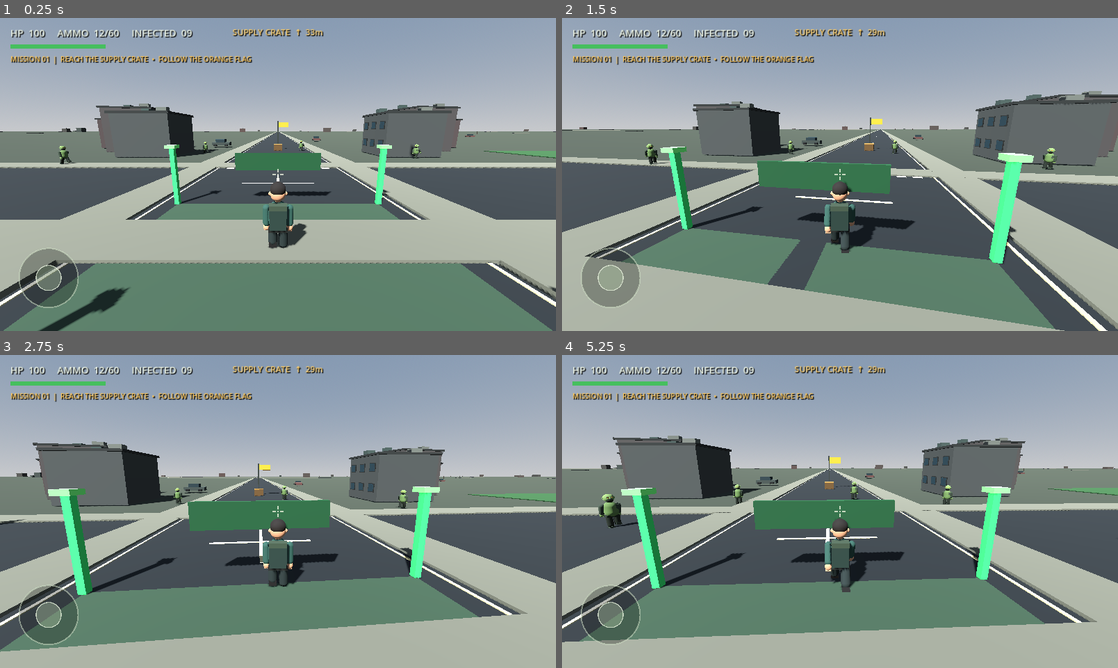
Above: before the commit, frames 1-4 (two rows, left to right).
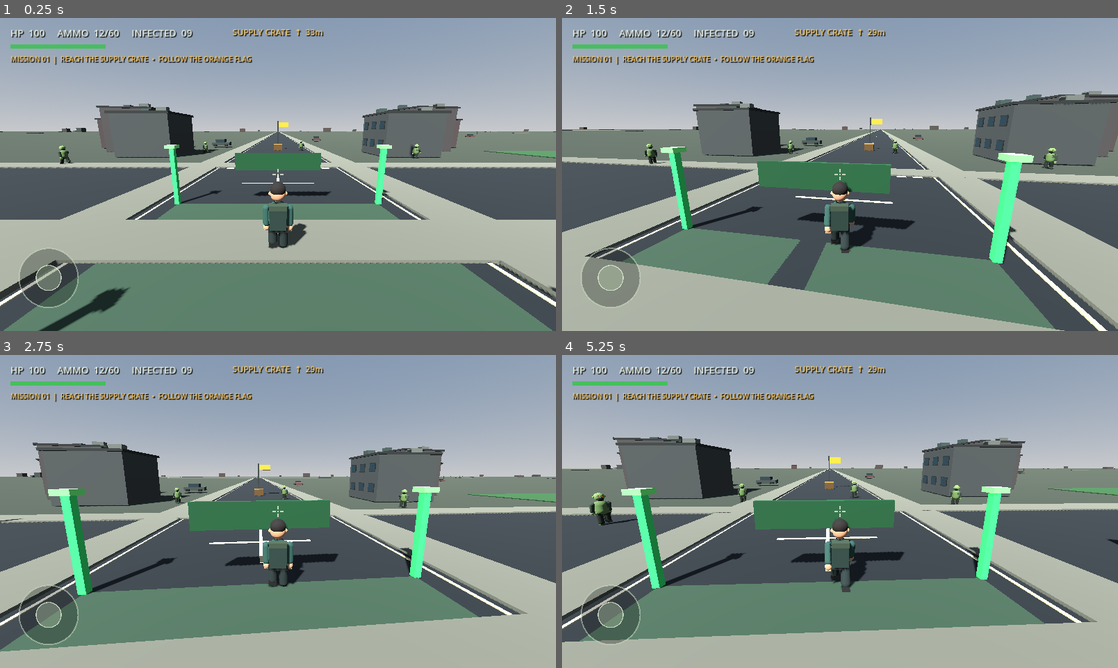
Above: after the commit, the same moments.

Repository: aljunatis40-alt/zombie-world-survivor
Game: Godot game, scene res://scenes/main.tscn
Same seed, same stepped clock (60 frames per second), same inputs: the game is played once before the commit and once after it.
Inputs (mouse positions are in pixels of both pictures, inside the frame that each line leads up to):
- Up to frame 1 (0.25 s): no input
- Up to frame 2 (1.5 s): move the mouse to (867, 174) at 0.52 s; hold W (move_forward) from 0.53 s (still down); click (867, 174) at 0.6 s; move the mouse to (812, 174) at 1.27 s; tap Shift (sprint) at 1.35 s
- Up to frame 3 (2.75 s): keep holding W (move_forward); move the mouse to (289, 505) at 2.02 s; click (289, 505) at 2.1 s
- Up to frame 4 (5.25 s): keep holding W (move_forward); move the mouse to (834, 517) at 2.77 s; tap Shift (sprint) at 2.85, 4.35 s; move the mouse to (878, 514) at 3.52 s; click (878, 514) at 3.6 s; move the mouse to (795, 508) at 4.27 s; move the mouse to (845, 511) at 5.02 s; click (845, 511) at 5.1 s

The runs differ from the first frame. In frame 1, less than 0.1% of the frame differs, in the area x 10-76%, y 39-47%; in frame 2, 0.1%; in frame 3, 0.1%; in frame 4, 0.8%, in the area x 4-100%, y 40-61%.

Commit message:
Fix mobile HUD rendering with CanvasLayer

Diff:
--- a/scripts/game.gd
+++ b/scripts/game.gd
@@ -6,6 +6,7 @@
 
 var player: CharacterBody3D
 var hud: Control
+var hud_layer: CanvasLayer
 var world_root: Node3D
 var zombies: Array[Node3D] = []
 var magazine_ammo := 12
@@ -22,10 +23,15 @@
 	player.name = "Survivor"
 	add_child(player)
 	player.position = Vector3(0, 1.1, 8)
+	# A Control under Node3D is not drawn as a screen HUD. Put it on a CanvasLayer.
+	hud_layer = CanvasLayer.new()
+	hud_layer.name = "HUDCanvas"
+	hud_layer.layer = 10
+	add_child(hud_layer)
 	hud = Control.new()
 	hud.set_script(HudScript)
 	hud.name = "MobileHUD"
-	add_child(hud)
+	hud_layer.add_child(hud)
 	hud.set_anchors_and_offsets_preset(Control.PRESET_FULL_RECT)
 	hud.fire_requested.connect(_on_fire_requested)
 	hud.reload_requested.connect(_on_reload_requested)
